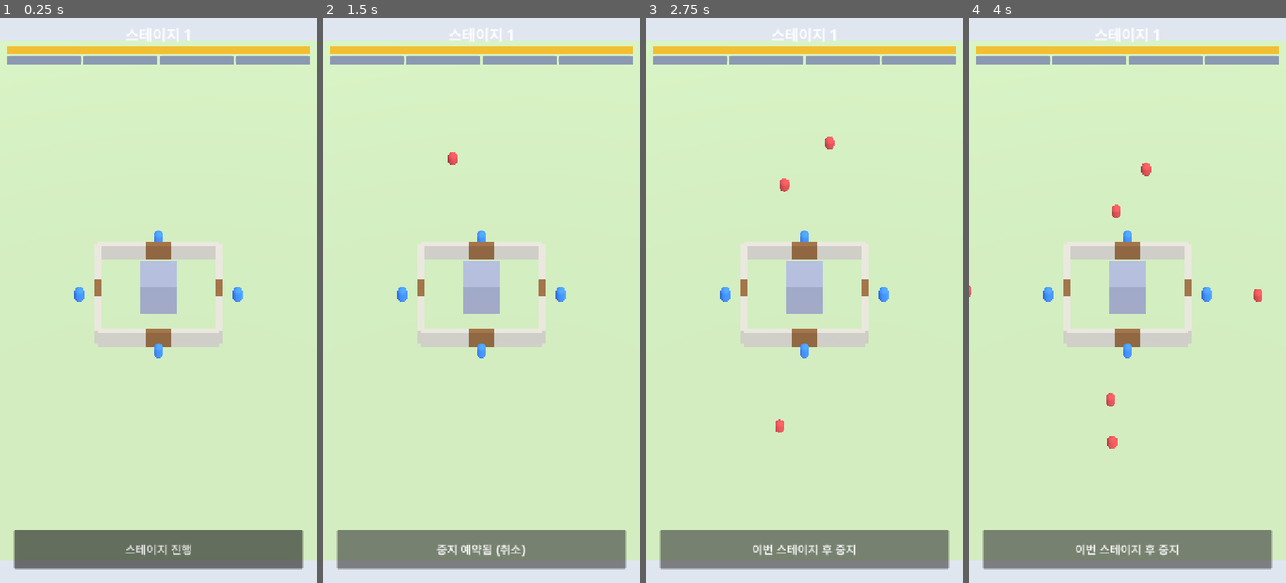
Above: before the commit, frames 1-4 (left to right).
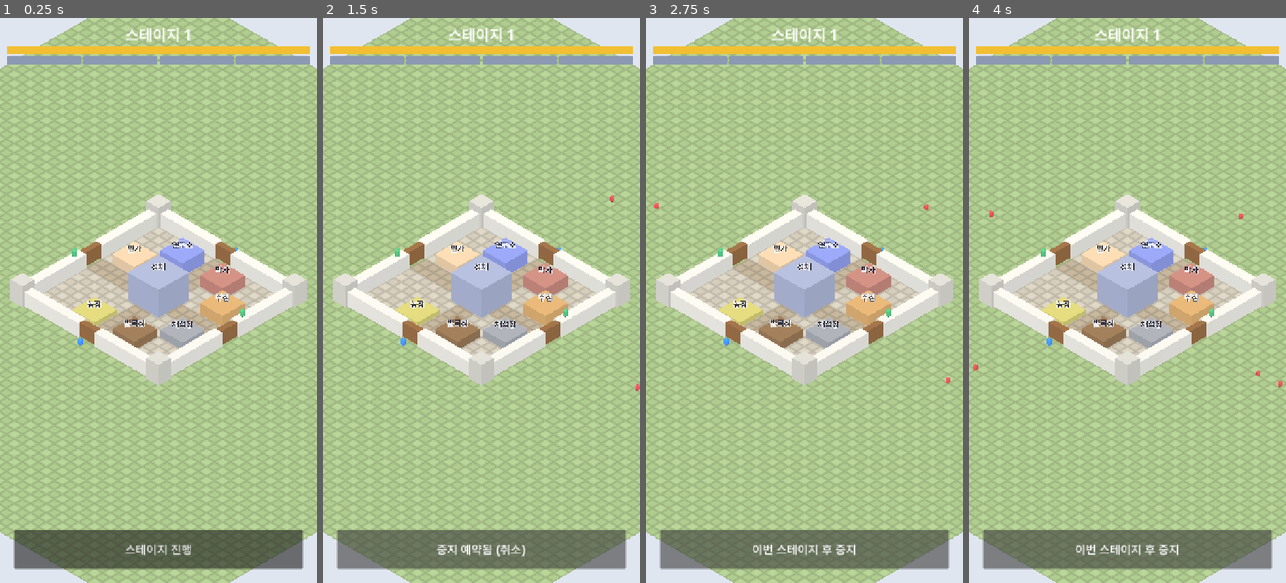
Above: after the commit, the same moments.

Repository: ILSEONG/CastleRPG
Game: Godot game, scene res://scenes/main.tscn
The game is run twice, just before and just after one commit, with the same random seed, the same clock (stepped at 60 frames per second) and the same inputs.
Inputs:
- Up to frame 1 (0.25 s): no input
- Up to frame 2 (1.5 s): click "스테이지 진행" at 0.5 s; click "이번 스테이지 후 중지" at 1.25 s
- Up to frame 3 (2.75 s): click "중지 예약됨 (취소)" at 2 s
- Up to frame 4 (4 s): click "이번 스테이지 후 중지" at 2.75 s; click "중지 예약됨 (취소)" at 3.5 s

The runs differ from the first frame. In frame 1, 86% of the frame differs, in the area x 0-100%, y 0-100%; in frame 2, 86%; in frame 3, 86%; in frame 4, 86%.

Commit message:
feat: quarter-view battlefield with grid tiles, big castle and wall-top combat
Ground grid shader, thick walls with corner towers sized by keep level,
eight labeled placeholder buildings, a quarter-view camera rig, hero
roles on gate-front and wall-top slots, archers with arrow tracers, and
melee monsters that cannot reach heroes standing on the walls.

Co-Authored-By: Claude Opus 5.5 <noreply@anthropic.com>

Diff:
--- a/scripts/balance.gd
+++ b/scripts/balance.gd
@@ -2,19 +2,12 @@
 ## 밸런스 상수와 스케일 함수. 튠은 여기서만.
 
 const CASTLE_HP := 1000.0
-const CASTLE_SIZE := 10.0        # 성벽 한 변 (미터)
-const GATE_STAND_OFFSET := 1.5   # 성문 바깥 영웅 자리까지 거리
-const SPAWN_DISTANCE := 18.0     # 성 중심에서 스폰 지점까지
 const HERO_SLOTS := [4, 8, 12]   # index = keep_level - 1
 const MAX_LIVE_MONSTERS := 120
 const COUNTDOWN_SEC := 3.0
 const RESULT_SEC := 2.0
 const WAVE_GAP_SEC := 8.0
 const SPAWN_SPACING_SEC := 0.5
-
-const HERO := {
-	"hp": 300.0, "atk": 25.0, "range": 3.0, "atk_interval": 0.8, "speed": 6.0,
-}
 
 const MONSTER := {
 	"grunt": {
@@ -41,7 +34,7 @@
 const GATE_FRONT_OFFSET := 1.5        # 성벽 바깥면에서 성문 앞 자리까지
 const GATE_FRONT_SLOTS := [0.0, -1.6, 1.6]      # 성문 앞 자리 좌우 오프셋
 const WALL_TOP_SLOTS := [-4.0, 4.0, -8.0, 8.0]  # 성벽 위 자리 좌우 오프셋 (성문 위는 비움)
-const CAMERA_SIZE_DEFAULT := 44.0     # 직교 카메라 가로 폭(미터)
+const CAMERA_SIZE_DEFAULT := 56.0     # 직교 카메라 가로 폭(미터)
 const CAMERA_SIZE_MIN := 16.0
 const CAMERA_SIZE_MAX := 90.0
 
--- /dev/null
+++ b/scripts/buildings.gd
@@ -0,0 +1,30 @@
+extends Node3D
+## 성 안 건물 플레이스홀더 (Balance.BUILDINGS). 기능 없음 — 크기·배치 확인용.
+## 건물 기능(자원·업그레이드)은 서브프로젝트 2.
+
+const Balance := preload("res://scripts/balance.gd")
+const Flat := preload("res://scripts/flat.gd")
+const FONT := preload("res://assets/fonts/Pretendard-SemiBold.otf")
+
+const GAP := 0.4  # 타일 경계와 건물 벽 사이 여유 (격자선이 보이게)
+
+
+func _ready() -> void:
+	for b in Balance.BUILDINGS:
+		var size := Vector3(b.size.x * Balance.TILE - GAP, b.height, b.size.y * Balance.TILE - GAP)
+		var center := Vector3((b.cell.x + b.size.x / 2.0) * Balance.TILE, 0, (b.cell.y + b.size.y / 2.0) * Balance.TILE)
+		var box := Flat.box(size, b.color)
+		box.position += center
+		add_child(box)
+		var label := Label3D.new()
+		label.text = b.name
+		label.font = FONT
+		label.font_size = 48
+		label.outline_size = 12
+		label.pixel_size = 0.03
+		label.billboard = BaseMaterial3D.BILLBOARD_ENABLED
+		label.no_depth_test = true
+		label.modulate = Color(0.18, 0.18, 0.22)
+		label.outline_modulate = Color(1, 1, 1, 0.9)
+		label.position = center + Vector3(0, b.height + 1.2, 0)
+		add_child(label)
--- /dev/null
+++ b/scripts/camera_rig.gd
@@ -0,0 +1,23 @@
+extends Node3D
+## 쿼터뷰 직교 카메라 리그. 리그 위치 = 화면 중앙이 바라보는 바닥 지점.
+## 드래그 이동·줌 입력은 Task 4에서 추가.
+
+const Balance := preload("res://scripts/balance.gd")
+
+const PITCH_DEG := -35.0
+const YAW_DEG := 45.0
+const DISTANCE := 100.0
+
+var camera: Camera3D
+
+
+func _ready() -> void:
+	camera = Camera3D.new()
+	camera.projection = Camera3D.PROJECTION_ORTHOGONAL
+	camera.keep_aspect = Camera3D.KEEP_WIDTH
+	camera.size = Balance.CAMERA_SIZE_DEFAULT
+	camera.near = 1.0
+	camera.far = 300.0
+	camera.rotation_degrees = Vector3(PITCH_DEG, YAW_DEG, 0)
+	camera.position = camera.basis.z * DISTANCE
+	add_child(camera)
--- a/scripts/castle.gd
+++ b/scripts/castle.gd
@@ -1,88 +1,84 @@
 extends Node3D
-## 성벽 4면 + 성문 4개 + 중앙 성채. 성문 HP의 진실은 GameState. 여기는 시각화와 위치 제공만.
+## 성벽 4면(두께·높이 있는 벽) + 모서리 탑 + 성문 4개. 성문 HP의 진실은 GameState.
+## 여기는 시각화·탭 판정 영역·위치 제공만. 크기는 GameState.keep_level의 내부 크기,
+## 위치 계산은 Formation static 함수에 위임한다.
 ## side: 0=N(-z) 1=E(+x) 2=S(+z) 3=W(-x)
 
 const Balance := preload("res://scripts/balance.gd")
 const Flat := preload("res://scripts/flat.gd")
+const Formation := preload("res://scripts/formation.gd")
 
-const SIDE_DIR: Array[Vector3] = [
-	Vector3(0, 0, -1), Vector3(1, 0, 0), Vector3(0, 0, 1), Vector3(-1, 0, 0),
-]
-const WALL_H := 1.5
-const WALL_T := 0.6
-const GATE_W := 2.0
+const LAYER_GATE := 2
+const LAYER_WALL := 8
+const TAP_MARGIN := Vector3(1, 1, 1)  # 탭 판정 박스 여유
 
+var half: float = 0.0
 var _gate_meshes: Array = []
 
 
 func _ready() -> void:
-	var half := Balance.CASTLE_SIZE / 2.0
-	var seg_len := (Balance.CASTLE_SIZE - GATE_W) / 2.0
+	half = Balance.interior_half(GameState.keep_level)
+	var seg_len := half + Balance.WALL_T - Balance.GATE_W / 2.0  # 성문 옆 벽 한 토막 (모서리 바깥까지)
 	for side in 4:
-		var dir := SIDE_DIR[side]
-		var perp := _perp(side)
-		var center := dir * half
+		var dir: Vector3 = Formation.SIDE_DIR[side]
+		var perp := Formation.perp(side)
+		var center := dir * (half + Balance.WALL_T / 2.0)
 		for s in [-1.0, 1.0]:
-			var seg := Flat.box(_wall_size(perp, seg_len), Flat.WALL)
-			seg.position += center + perp * s * (GATE_W / 2.0 + seg_len / 2.0)
+			var seg_center: Vector3 = center + perp * s * (Balance.GATE_W + seg_len) / 2.0
+			var seg_size := _along(perp, seg_len, Balance.WALL_H, Balance.WALL_T)
+			var seg := Flat.box(seg_size, Flat.WALL)
+			seg.position += seg_center
 			add_child(seg)
-		var gate := Flat.box(_wall_size(perp, GATE_W), Flat.GATE)
-		gate.position += center
-		add_child(gate)
-		_gate_meshes.append(gate)
-		var area := Area3D.new()
-		area.collision_layer = 2
-		area.collision_mask = 0
-		var cs := CollisionShape3D.new()
-		var shape := BoxShape3D.new()
-		shape.size = _wall_size(perp, GATE_W) + Vector3(1.0, 1.0, 1.0)
-		cs.shape = shape
-		area.add_child(cs)
-		area.position = center + Vector3(0, WALL_H / 2.0, 0)
-		area.set_meta("side", side)
-		add_child(area)
-	add_child(Flat.box(Vector3(3, 3, 3), Flat.KEEP))
+			_add_tap_area(seg_center, seg_size, LAYER_WALL, side)
+		var door := Flat.box(_along(perp, Balance.GATE_W, Balance.WALL_H, Balance.WALL_T * 0.6), Flat.GATE)
+		door.position += center
+		add_child(door)
+		_gate_meshes.append(door)
+		_add_tap_area(center, _along(perp, Balance.GATE_W, Balance.WALL_H, Balance.WALL_T), LAYER_GATE, side)
+	var c := half + Balance.WALL_T / 2.0
+	for corner in [Vector3(c, 0, c), Vector3(-c, 0, c), Vector3(c, 0, -c), Vector3(-c, 0, -c)]:
+		var tower := Flat.box(Vector3(Balance.TOWER_SIZE, Balance.TOWER_H, Balance.TOWER_SIZE), Flat.TOWER)
+		tower.position += corner
+		add_child(tower)
 	GameState.gate_hp_changed.connect(_on_gate_hp_changed)
 
 
-func gate_position(side: int) -> Vector3:
-	return SIDE_DIR[side] * (Balance.CASTLE_SIZE / 2.0)
+func gate_target(side: int) -> Vector3:
+	return Formation.gate_target(half, side)
 
 
-## 몬스터가 성문을 공격하려고 멈추는 지점 (성문 바로 바깥).
-func gate_target(side: int) -> Vector3:
-	return gate_position(side) + SIDE_DIR[side] * 0.8
+func keep_target(side: int) -> Vector3:
+	return Formation.keep_target(side)
 
 
-## 성문 바깥 GATE_STAND_OFFSET 지점. 초기 배치는 영웅 i → 성문 i % 4 이므로
-## 슬롯 = i / 4 (4명이면 전원 슬롯 0 = 성문 정면 중앙, 8·12명이면 좌우로 1.2씩).
-## ponytail: 슬롯이 영웅 index 고정이라, 같은 슬롯 영웅 둘을 같은 성문으로 옮기면 겹친다. 겹침이 문제되면 성문별 점유 슬롯 배정으로 교체.
-const STAND_SLOT_OFFSETS := [0.0, -1.2, 1.2]
-
-
-func hero_stand_position(side: int, hero_index: int) -> Vector3:
-	var slot := floori(hero_index / 4.0) % STAND_SLOT_OFFSETS.size()
-	return gate_position(side) + SIDE_DIR[side] * Balance.GATE_STAND_OFFSET \
-		+ _perp(side) * STAND_SLOT_OFFSETS[slot]
-
-
-func keep_position() -> Vector3:
-	return Vector3.ZERO
+func slot_position(side: int, post: int, slot: int) -> Vector3:
+	return Formation.slot_position(half, side, post, slot)
 
 
 func spawn_position(side: int) -> Vector3:
-	return SIDE_DIR[side] * Balance.SPAWN_DISTANCE + _perp(side) * randf_range(-3.0, 3.0)
+	return Formation.spawn_center(half, side) \
+		+ Formation.perp(side) * randf_range(-Balance.SPAWN_SPREAD, Balance.SPAWN_SPREAD)
 
 
-func _perp(side: int) -> Vector3:
-	var dir := SIDE_DIR[side]
-	return Vector3(-dir.z, 0, dir.x)
+## perp 방향 길이 length, 높이 height, 면 방향 두께 thickness 인 박스 크기.
+func _along(perp: Vector3, length: float, height: float, thickness: float) -> Vector3:
+	if absf(perp.x) > 0.5:
+		return Vector3(length, height, thickness)
+	return Vector3(thickness, height, length)
 
 
-func _wall_size(perp: Vector3, length: float) -> Vector3:
-	if absf(perp.x) > 0.5:
-		return Vector3(length, WALL_H, WALL_T)
-	return Vector3(WALL_T, WALL_H, length)
+func _add_tap_area(ground_center: Vector3, size: Vector3, layer: int, side: int) -> void:
+	var area := Area3D.new()
+	area.collision_layer = layer
+	area.collision_mask = 0
+	var cs := CollisionShape3D.new()
+	var shape := BoxShape3D.new()
+	shape.size = size + TAP_MARGIN
+	cs.shape = shape
+	area.add_child(cs)
+	area.position = ground_center + Vector3(0, size.y / 2.0, 0)
+	area.set_meta("side", side)
+	add_child(area)
 
 
 func _on_gate_hp_changed(side: int, hp: float, hp_max: float) -> void:
--- a/scripts/flat.gd
+++ b/scripts/flat.gd
@@ -1,12 +1,11 @@
 extends RefCounted
 ## 단색 플랫 메시 헬퍼와 팔레트. 모든 플레이스홀더 지오메트리는 여기로.
 
-const GROUND := Color(0.72, 0.80, 0.62)
-const WALL := Color(0.80, 0.78, 0.72)
+const WALL := Color(0.86, 0.84, 0.78)
+const TOWER := Color(0.78, 0.76, 0.70)
 const GATE := Color(0.55, 0.38, 0.22)
-const KEEP := Color(0.62, 0.64, 0.72)
-const HERO := Color(0.25, 0.55, 0.95)
 const HERO_SELECTED := Color(1.0, 0.9, 0.2)
+const ARROW := Color(0.30, 0.22, 0.14)
 
 
 static func mesh(m: Mesh, color: Color) -> MeshInstance3D:
--- a/scripts/hero.gd
+++ b/scripts/hero.gd
@@ -1,17 +1,26 @@
 extends Node3D
-## 영웅. 배정 성문 바깥 자리에서 사거리 내 몬스터 자동 공격. 사망 시 부활 없음, refilled에서만 복귀.
+## 영웅. 역할(전사/궁수)별 스탯. 배정 자리(면 · 성문 앞/성벽 위 · 슬롯)로 이동하고, 자리에 서 있을 때만
+## 수평 사거리 안 가장 가까운 괴물을 자동 공격한다. 성벽 위에 서 있으면 근접 괴물의 표적이 되지 않는다.
+## 사망 시 부활 없음, GameState.refilled에서만 배정 자리로 복귀.
 
 const Balance := preload("res://scripts/balance.gd")
 const Flat := preload("res://scripts/flat.gd")
+const Formation := preload("res://scripts/formation.gd")
 
 enum State { IDLE, MOVE, ATTACK, DEAD }
 
 const SCAN_INTERVAL := 0.2
+const ARRIVE_EPS := 0.05
+const TRACER_SEC := 0.15
 
 var castle
+var formation
 var index: int = 0
-var assigned_side: int = 0
-var hp: float = Balance.HERO.hp
+var role: String = ""
+var side: int = 0
+var post: int = Formation.POST_GATE
+var slot: int = 0
+var hp: float = 0.0
 var state: int = State.IDLE
 var selected := false:
 	set(v):
@@ -19,6 +28,7 @@
 		if _ring != null:
 			_ring.visible = v and state != State.DEAD
 
+var _stats: Dictionary = {}
 var _body: MeshInstance3D
 var _ring: MeshInstance3D
 var _area: Area3D
@@ -27,13 +37,25 @@
 var _scan_cd := 0.0
 
 
+## add_child 전에 호출. 기본 배치: 면 = index % 4, 전사는 성문 앞, 궁수는 성벽 위.
+func setup(p_index: int, p_castle, p_formation) -> void:
+	index = p_index
+	castle = p_castle
+	formation = p_formation
+	role = Balance.hero_role(index)
+	_stats = Balance.HERO_ROLES[role]
+	var default_post := Formation.POST_WALL if role == "archer" else Formation.POST_GATE
+	var placed := move_to(index % 4, default_post)
+	assert(placed, "no free default slot for hero %d" % index)
+
+
 func _ready() -> void:
 	add_to_group("heroes")
-	_body = Flat.capsule(0.4, 1.4, Flat.HERO)
+	_body = Flat.capsule(0.45, 1.6, _stats.color)
 	add_child(_body)
 	var torus := TorusMesh.new()
-	torus.inner_radius = 0.55
-	torus.outer_radius = 0.75
+	torus.inner_radius = 0.6
+	torus.outer_radius = 0.8
 	_ring = Flat.mesh(torus, Flat.HERO_SELECTED)
 	_ring.position.y = 0.05
 	_ring.visible = false
@@ -43,10 +65,10 @@
 	_area.collision_mask = 0
 	var cs := CollisionShape3D.new()
 	var shape := CapsuleShape3D.new()
-	shape.radius = 0.6
-	shape.height = 1.6
+	shape.radius = 0.7
+	shape.height = 1.8
 	cs.shape = shape
-	cs.position.y = 0.8
+	cs.position.y = 0.9
 	_area.add_child(cs)
 	_area.set_meta("hero", self)
 	add_child(_area)
@@ -55,7 +77,7 @@
 
 
 func reset() -> void:
-	hp = Balance.HERO.hp
+	hp = _stats.hp
 	state = State.IDLE
 	_target = null
 	global_position = stand_position()
@@ -65,13 +87,23 @@
 
 
 func stand_position() -> Vector3:
-	return castle.hero_stand_position(assigned_side, index)
+	return castle.slot_position(side, post, slot)
 
 
-func move_to_side(side: int) -> void:
-	assigned_side = side
-	if state != State.DEAD:
-		state = State.MOVE
+## 자리 변경 명령. 목표 자리가 가득 차면 false (현재 자리 유지).
+func move_to(p_side: int, p_post: int) -> bool:
+	var s: int = formation.claim(index, p_side, p_post)
+	if s < 0:
+		return false
+	side = p_side
+	post = p_post
+	slot = s
+	return true
+
+
+## 실제 높이로 판정한다 — 오르내리는 중에는 지상 취급.
+func is_on_wall() -> bool:
+	return global_position.y > Balance.WALL_H / 2.0
 
 
 func take_damage(amount: float) -> void:
@@ -93,6 +125,12 @@
 	if state == State.DEAD:
 		return
 	_atk_cd -= delta
+	var dest := stand_position()
+	if global_position.distance_to(dest) > ARRIVE_EPS:
+		state = State.MOVE
+		_target = null
+		global_position = global_position.move_toward(dest, float(_stats.speed) * delta)
+		return
 	_scan_cd -= delta
 	if _scan_cd <= 0.0:
 		_scan_cd = SCAN_INTERVAL
@@ -100,26 +138,40 @@
 	if _target != null and is_instance_valid(_target) and _target.is_alive():
 		state = State.ATTACK
 		if _atk_cd <= 0.0:
-			_atk_cd = Balance.HERO.atk_interval
-			_target.take_damage(Balance.HERO.atk)
-		return
-	_target = null
-	var dest := stand_position()
-	if global_position.distance_to(dest) > 0.05:
-		state = State.MOVE
-		global_position = global_position.move_toward(dest, Balance.HERO.speed * delta)
+			_atk_cd = _stats.atk_interval
+			if role == "archer":
+				_fire_tracer(_target.global_position)
+			_target.take_damage(_stats.atk)
 	else:
+		_target = null
 		state = State.IDLE
 
 
 func _nearest_monster():
 	var best = null
-	var best_d: float = Balance.HERO.range
+	var best_d: float = _stats.range
 	for m in get_tree().get_nodes_in_group("monsters"):
 		if not m.is_alive():
 			continue
-		var d: float = global_position.distance_to(m.global_position)
+		var d := Formation.flat_distance(global_position, m.global_position)
 		if d <= best_d:
 			best_d = d
 			best = m
 	return best
+
+
+## 궁수 화살 궤적 (시각 효과만. 피해는 발사 즉시 적용).
+func _fire_tracer(to: Vector3) -> void:
+	var from := global_position + Vector3(0, 1.3, 0)
+	var dest := to + Vector3(0, 0.6, 0)
+	if Formation.flat_distance(from, dest) < 0.1:
+		return
+	var bm := BoxMesh.new()
+	bm.size = Vector3(0.1, 0.1, 0.8)
+	var arrow := Flat.mesh(bm, Flat.ARROW)
+	get_parent().add_child(arrow)
+	arrow.global_position = from
+	arrow.look_at(dest)
+	var tw := arrow.create_tween()
+	tw.tween_property(arrow, "global_position", dest, TRACER_SEC)
+	tw.tween_callback(arrow.queue_free)
--- a/scripts/main.gd
+++ b/scripts/main.gd
@@ -3,27 +3,35 @@
 ## 개발용 auto-stage: 네이티브는 유저 인자 `-- --auto-stage`, 웹은 URL에 `?auto-stage` → 시작 즉시 스테이지 진행.
 
 const Balance := preload("res://scripts/balance.gd")
-const Flat := preload("res://scripts/flat.gd")
 const CastleScript := preload("res://scripts/castle.gd")
+const BuildingsScript := preload("res://scripts/buildings.gd")
+const CameraRigScript := preload("res://scripts/camera_rig.gd")
+const FormationScript := preload("res://scripts/formation.gd")
 const HeroScript := preload("res://scripts/hero.gd")
 const PickerScript := preload("res://scripts/unit_picker.gd")
 const SpawnerScript := preload("res://scripts/spawner.gd")
 const HudScript := preload("res://scripts/hud.gd")
+const GroundShader := preload("res://shaders/ground_grid.gdshader")
 
 var camera: Camera3D
 var castle
+var formation
 var heroes: Array = []
 
 
 func _ready() -> void:
-	_build_world()
+	_build_environment()
 	castle = CastleScript.new()
 	add_child(castle)
+	_build_ground(castle.half)
+	add_child(BuildingsScript.new())
+	var rig = CameraRigScript.new()
+	add_child(rig)
+	camera = rig.camera
+	formation = FormationScript.new()
 	for i in GameState.hero_count():
 		var hero = HeroScript.new()
-		hero.castle = castle
-		hero.index = i
-		hero.assigned_side = i % 4
+		hero.setup(i, castle, formation)
 		add_child(hero)
 		heroes.append(hero)
 	var picker = PickerScript.new()
@@ -38,7 +46,7 @@
 		GameState.start_stage()
 
 
-func _build_world() -> void:
+func _build_environment() -> void:
 	var env := WorldEnvironment.new()
 	var e := Environment.new()
 	e.background_mode = Environment.BG_COLOR
@@ -47,23 +55,24 @@
 	e.ambient_light_color = Color(0.75, 0.78, 0.85)
 	env.environment = e
 	add_child(env)
-
 	var sun := DirectionalLight3D.new()
 	sun.shadow_enabled = false
 	add_child(sun)
 	sun.rotation_degrees = Vector3(-55, 35, 0)
 
-	var ground := PlaneMesh.new()
-	ground.size = Vector2(60, 60)
-	add_child(Flat.mesh(ground, Flat.GROUND))
 
-	camera = Camera3D.new()
-	camera.projection = Camera3D.PROJECTION_ORTHOGONAL
-	camera.keep_aspect = Camera3D.KEEP_WIDTH
-	camera.size = 26.0
-	add_child(camera)
-	camera.position = Vector3(0, 24, 24)
-	camera.look_at(Vector3.ZERO)
+func _build_ground(interior_half: float) -> void:
+	var plane := PlaneMesh.new()
+	plane.size = Vector2(Balance.MAP_HALF * 2.0, Balance.MAP_HALF * 2.0)
+	var mat := ShaderMaterial.new()
+	mat.shader = GroundShader
+	mat.set_shader_parameter("tile_size", Balance.TILE)
+	mat.set_shader_parameter("interior_half", interior_half)
+	mat.set_shader_parameter("road_half", Balance.TILE)
+	var mi := MeshInstance3D.new()
+	mi.mesh = plane
+	mi.material_override = mat
+	add_child(mi)
 
 
 func _connect_dev_log() -> void:
--- a/scripts/monster.gd
+++ b/scripts/monster.gd
@@ -1,8 +1,10 @@
 extends Node3D
-## 괴물. 사거리 내 영웅 우선 공격, 없으면 목표 성문으로 직진. 성문이 부서졌으면 성채로 진입해 성 HP 공격.
+## 괴물(근접). 수평 사거리 안 지상 영웅 우선 공격, 없으면 자기 면 성문 앞으로 직진해 성문 공격.
+## 성문이 부서졌으면 성채 앞으로 가서 성 HP 공격. 성벽 위 영웅은 표적으로 삼지 않는다.
 
 const Balance := preload("res://scripts/balance.gd")
 const Flat := preload("res://scripts/flat.gd")
+const Formation := preload("res://scripts/formation.gd")
 
 const SCAN_INTERVAL := 0.2
 
@@ -66,15 +68,15 @@
 	if _scan_cd <= 0.0:
 		_scan_cd = SCAN_INTERVAL
 		_target_hero = _nearest_hero()
-	if _target_hero != null and _target_hero.is_alive():
+	if _target_hero != null and _target_hero.is_alive() and not _target_hero.is_on_wall():
 		if _atk_cd <= 0.0:
 			_atk_cd = _stats.atk_interval
 			_target_hero.take_damage(atk)
 		return
 	_target_hero = null
 	var broken: bool = GameState.is_gate_broken(side)
-	var dest: Vector3 = castle.keep_position() if broken else castle.gate_target(side)
-	if global_position.distance_to(dest) > _stats.range:
+	var dest: Vector3 = castle.keep_target(side) if broken else castle.gate_target(side)
+	if Formation.flat_distance(global_position, dest) > _stats.range:
 		global_position = global_position.move_toward(dest, _stats.speed * delta)
 	elif _atk_cd <= 0.0:
 		_atk_cd = _stats.atk_interval
@@ -88,9 +90,9 @@
 	var best = null
 	var best_d: float = _stats.range
 	for h in get_tree().get_nodes_in_group("heroes"):
-		if not h.is_alive():
+		if not h.is_alive() or h.is_on_wall():
 			continue
-		var d: float = global_position.distance_to(h.global_position)
+		var d := Formation.flat_distance(global_position, h.global_position)
 		if d <= best_d:
 			best_d = d
 			best = h
--- a/scripts/unit_picker.gd
+++ b/scripts/unit_picker.gd
@@ -1,49 +1,66 @@
 extends Node
-## 탭 → 카메라 레이캐스트 → 영웅 선택 / 선택 영웅을 성문으로 이동.
-## 터치는 프로젝트 기본값(emulate_mouse_from_touch)으로 마우스 이벤트가 되므로 마우스만 처리.
+## 탭 → 카메라 레이캐스트 → 영웅 선택 / 선택 영웅을 성문 앞(성문 탭) 또는 성벽 위(성벽 탭)로 이동.
+## 드래그(카메라 이동)와 구분: 누른 곳과 뗀 곳이 TAP_MAX_PX 이내일 때만 탭.
+## 입력을 소비하지 않는다 — 카메라 리그도 같은 이벤트를 본다.
+## 터치는 emulate_mouse_from_touch로 마우스 이벤트가 되므로 마우스만 처리.
+
+const Formation := preload("res://scripts/formation.gd")
 
 const LAYER_GATE := 2
 const LAYER_HERO := 4
+const LAYER_WALL := 8
+const TAP_MAX_PX := 12.0
 
 var camera: Camera3D
 var selected
 
+var _press_pos: Vector2 = Vector2.INF
 var _pending: Vector2 = Vector2.INF
 
 
 func _unhandled_input(event: InputEvent) -> void:
-	if event is InputEventMouseButton and event.pressed and event.button_index == MOUSE_BUTTON_LEFT:
-		_pending = event.position
-		get_viewport().set_input_as_handled()
+	var mb := event as InputEventMouseButton
+	if mb == null or mb.button_index != MOUSE_BUTTON_LEFT:
+		return
+	if mb.pressed:
+		_press_pos = mb.position
+	elif _press_pos != Vector2.INF:
+		if mb.position.distance_to(_press_pos) <= TAP_MAX_PX:
+			_pending = mb.position
+		_press_pos = Vector2.INF
 
 
 func _physics_process(_delta: float) -> void:
 	if _pending == Vector2.INF:
 		return
-	# 영웅을 먼저 쏴본다: 성문 탭 판정 박스가(탭 여유를 위해 확대되어) 성문 바로
-	# 바깥에 선 영웅과 카메라 시야에서 겹쳐, 레이어를 합쳐서 한 번에 쏘면 더 가까운
-	# 성문 박스가 뒤의 영웅을 가려버린다. 영웅 레이어를 우선 검사해 항상 영웅이 이긴다.
 	var screen_pos := _pending
 	_pending = Vector2.INF
-	var hero_hit := _pick(screen_pos, LAYER_HERO)
-	if not hero_hit.is_empty():
-		var area: Area3D = hero_hit.collider
-		_select(area.get_meta("hero"))
+	# 영웅을 먼저 쏜다: 성문·성벽 탭 박스(여유 1m)가 그 앞이나 위에 선 영웅을 가리기 때문.
+	var hit := _pick(screen_pos, LAYER_HERO)
+	if not hit.is_empty():
+		_select(hit.collider.get_meta("hero"))
 		return
-	var gate_hit := _pick(screen_pos, LAYER_GATE)
-	if gate_hit.is_empty():
-		_select(null)
+	hit = _pick(screen_pos, LAYER_GATE)
+	if not hit.is_empty():
+		_order(hit.collider.get_meta("side"), Formation.POST_GATE)
 		return
-	var gate_area: Area3D = gate_hit.collider
+	hit = _pick(screen_pos, LAYER_WALL)
+	if not hit.is_empty():
+		_order(hit.collider.get_meta("side"), Formation.POST_WALL)
+		return
+	_select(null)
+
+
+func _order(side: int, post: int) -> void:
 	if selected != null and selected.is_alive():
-		selected.move_to_side(gate_area.get_meta("side"))
+		selected.move_to(side, post)
 	else:
 		_select(null)
 
 
 func _pick(screen_pos: Vector2, layer_mask: int) -> Dictionary:
 	var from := camera.project_ray_origin(screen_pos)
-	var to := from + camera.project_ray_normal(screen_pos) * 200.0
+	var to := from + camera.project_ray_normal(screen_pos) * 400.0
 	var q := PhysicsRayQueryParameters3D.create(from, to, layer_mask)
 	q.collide_with_areas = true
 	q.collide_with_bodies = false
--- /dev/null
+++ b/shaders/ground_grid.gdshader
@@ -0,0 +1,37 @@
+shader_type spatial;
+render_mode unshaded;
+
+// 월드 좌표 기준 격자 타일 바닥. 성 안은 포장 타일 + 십자 도로, 성 밖은 잔디 체커.
+uniform float tile_size = 2.0;
+uniform float interior_half = 16.0;
+uniform float road_half = 2.0;
+uniform vec4 grass_a : source_color = vec4(0.73, 0.84, 0.60, 1.0);
+uniform vec4 grass_b : source_color = vec4(0.69, 0.80, 0.56, 1.0);
+uniform vec4 paved_a : source_color = vec4(0.88, 0.85, 0.78, 1.0);
+uniform vec4 paved_b : source_color = vec4(0.84, 0.81, 0.74, 1.0);
+uniform vec4 road : source_color = vec4(0.78, 0.72, 0.62, 1.0);
+uniform vec4 line_color : source_color = vec4(0.0, 0.0, 0.0, 0.12);
+uniform float line_width = 0.03;
+
+varying vec3 world_pos;
+
+void vertex() {
+	world_pos = (MODEL_MATRIX * vec4(VERTEX, 1.0)).xyz;
+}
+
+void fragment() {
+	vec2 p = world_pos.xz / tile_size;
+	float checker = mod(floor(p.x) + floor(p.y), 2.0);
+	vec2 a = abs(world_pos.xz);
+	vec3 base;
+	if (max(a.x, a.y) < interior_half) {
+		base = (min(a.x, a.y) < road_half) ? road.rgb : mix(paved_a.rgb, paved_b.rgb, checker);
+	} else {
+		base = mix(grass_a.rgb, grass_b.rgb, checker);
+	}
+	vec2 to_line = 0.5 - abs(fract(p) - 0.5);  // 격자선에서 0
+	vec2 aa = fwidth(p);
+	vec2 on_line = 1.0 - smoothstep(vec2(line_width), vec2(line_width) + aa, to_line);
+	float line = max(on_line.x, on_line.y);
+	ALBEDO = mix(base, line_color.rgb, line * line_color.a);
+}
Not shown, added: scripts/buildings.gd.uid
Not shown, added: scripts/camera_rig.gd.uid
Not shown, added: shaders/ground_grid.gdshader.uid
